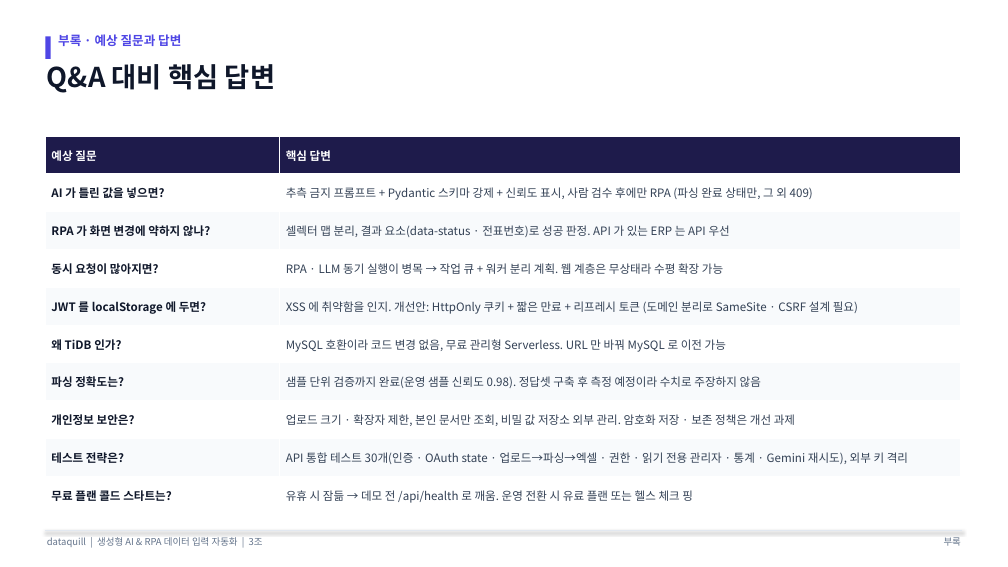
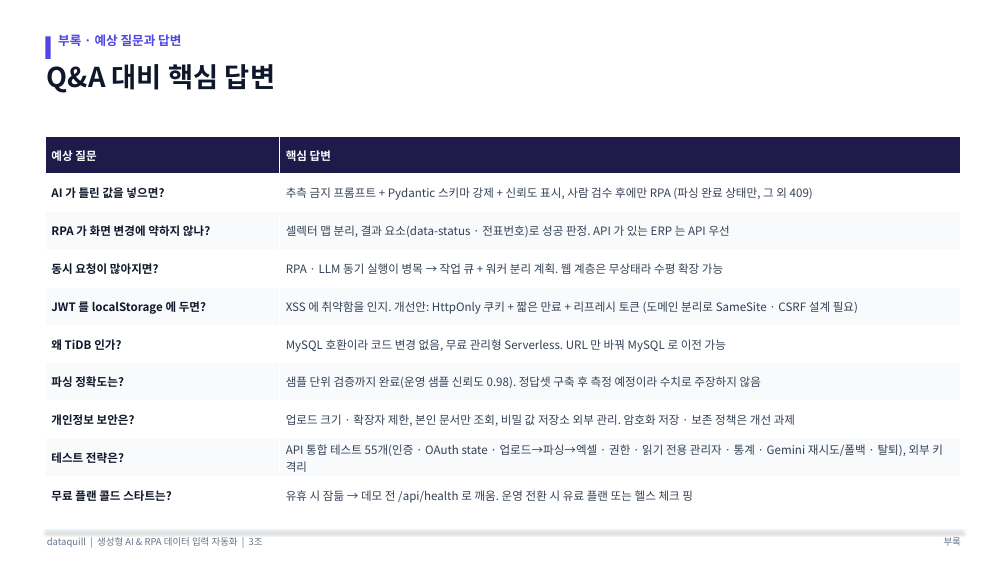
Before and after one commit to fsclass-n/datapick, a slide deck: slide 18 of docs/프로젝트_발표자료.pptx (slide 17 before the commit). Drawn at 1008x567 pixels with LibreOffice and Linux fonts; fonts in the diff are those of the drawing. Boxes give left, top, right and bottom in pixels: in the first picture for what was removed or moved away, otherwise in the second. Text is boxed around its words. In the diff, an @@ line names an element or a change of style, - is before the commit and + after.

```diff
--- a/docs/프로젝트_발표자료.pptx
+++ b/docs/프로젝트_발표자료.pptx
@@ table at bbox=[45, 136, 960, 514] @@
-row 9, column 2: API 통합 테스트 30개(인증 · OAuth state · 업로드→파싱→엑셀 · 권한 · 읽기 전용 관리자 · 통계 · Gemini 재시도), 외부 키 격리
+row 9, column 2: API 통합 테스트 55개(인증 · OAuth state · 업로드→파싱→엑셀 · 권한 · 읽기 전용 관리자 · 통계 · Gemini 재시도/폴백 · 탈퇴), 외부 키 격리
```
Also in this commit, not shown: 16 other slides changed, 1 slide added, 34 other files.
